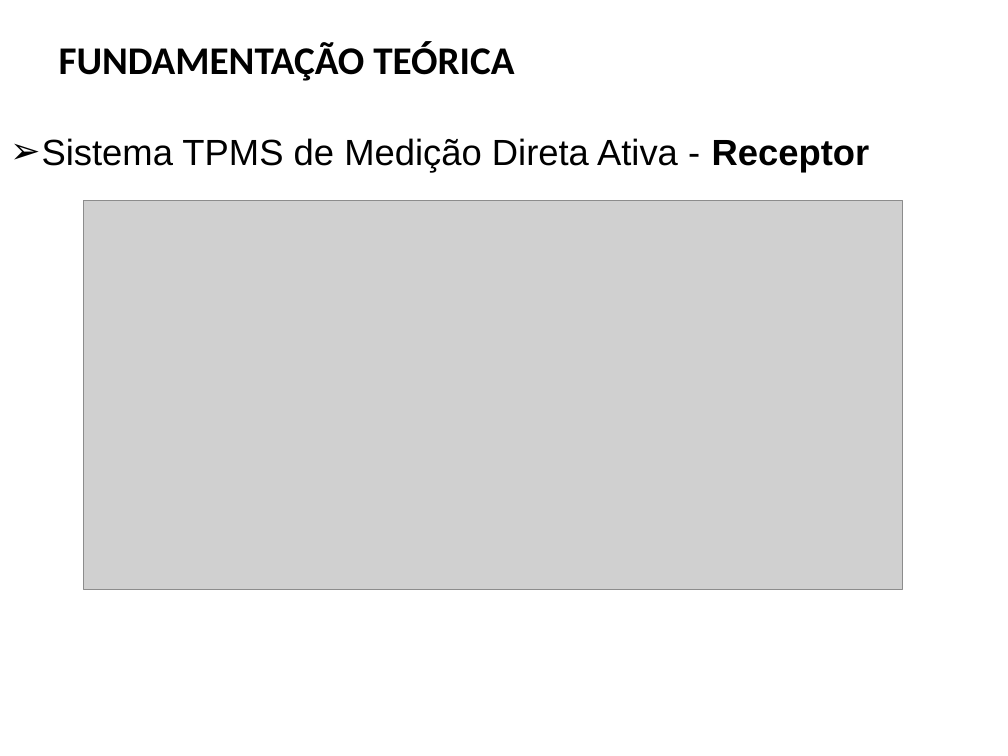
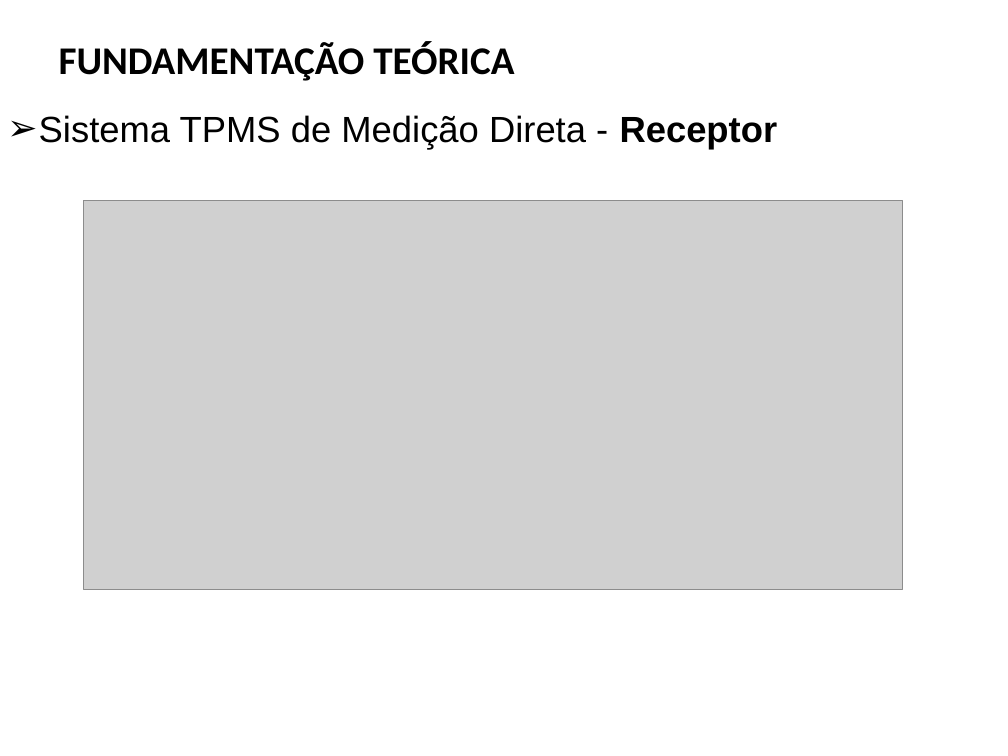
Before and after one commit to FabricioBalbinot/TCC_I, a slide deck: slide 9 of Apresentação TCC I.pptx. Drawn at 1008x756 pixels with LibreOffice and Linux fonts; fonts in the diff are those of the drawing; grey boxes stand for pictures; background and template pictures are left out. Boxes give left, top, right and bottom in pixels: in the first picture for what was removed or moved away, otherwise in the second. Text is boxed around its words. In the diff, an @@ line names an element or a change of style, - is before the commit and + after.

```diff
--- a/Apresentação TCC I.pptx
+++ b/Apresentação TCC I.pptx
@@ text at (39, 115, 778, 149): text changed @@
-➢ Sistema TPMS de Medição Direta Ativa - Receptor
+➢ Sistema TPMS de Medição Direta - Receptor
```
Also in this commit, not shown: 8 other slides changed, 2 slides added, 5 slides removed, 10 other files.
